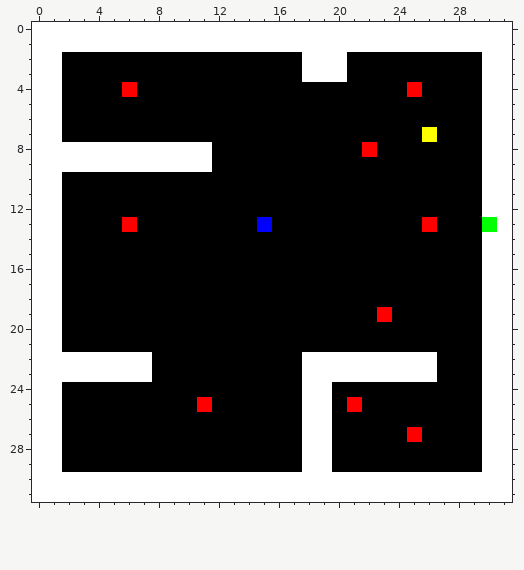
Pixel-art sprite, stored at res/level/level2.png. The first picture shows the starting point.
The file is 32x32 pixels.
And afterwards:
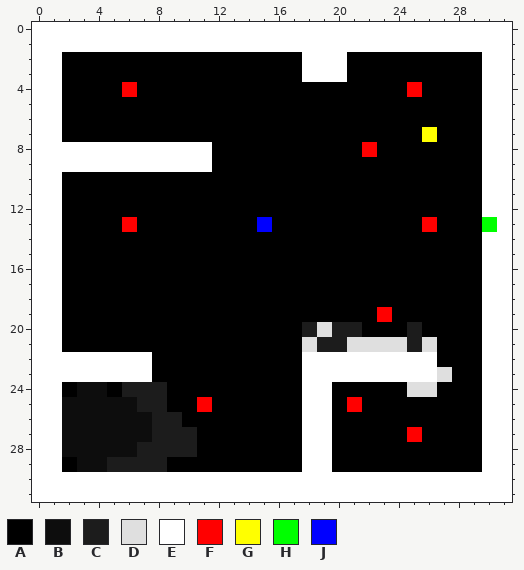
Palette (. is transparent): A #000000  B #0d0d0d  C #1c1c1c  D #dfdfdf  E #ffffff  F #ff0000  G #ffff00  H #00ff00  J #0000ff
Author's note on the commit: kleines ferien addon
Difference:
y 20: x 18..21 AAAA -> CDCC; x 25 A -> C
y 21: x 18..26 AAAAAAAAA -> DCCDDDDCD
y 23: x 27 A -> D
y 24: x 3..4 AA -> BB; x 6..8 AAA -> CCC; x 25..26 AA -> DD
y 25: x 2..8 AAAAAAA -> BBBBBCC
y 26: x 2..9 AAAAAAAA -> BBBBBBCC
y 27: x 2..10 AAAAAAAAA -> BBBBBBCCC
y 28: x 2..10 AAAAAAAAA -> BBBBBCCCC
y 29: x 3..8 AAAAAA -> BBCCCC
Where, in picture pixels (left, top, right, bottom), the same in both pictures:
changed: (302, 322, 452, 397)
changed: (62, 382, 197, 472)
